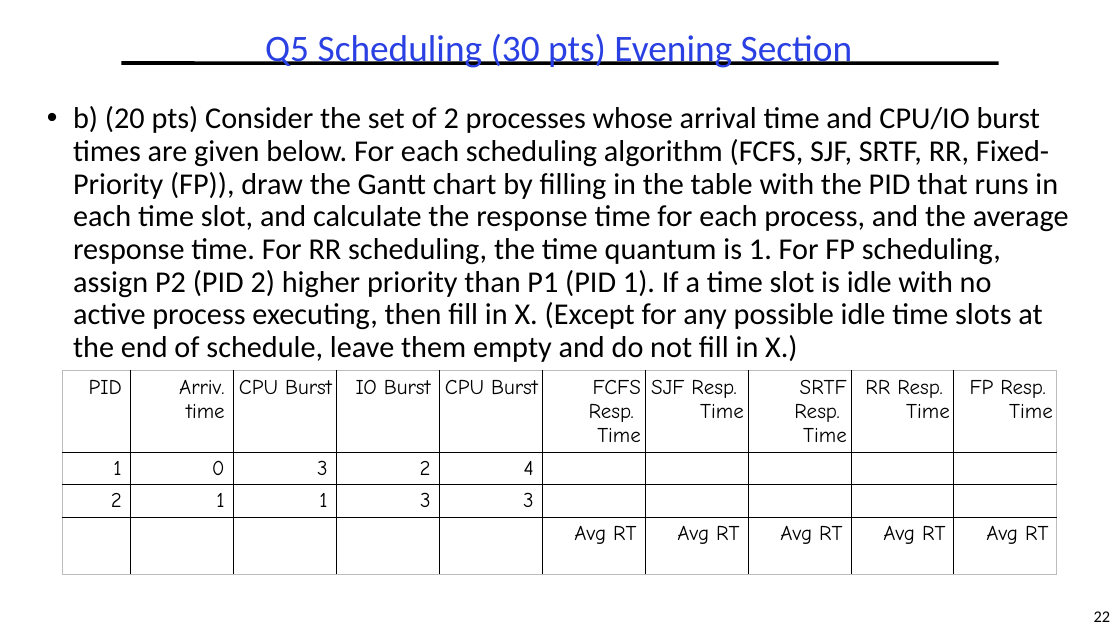
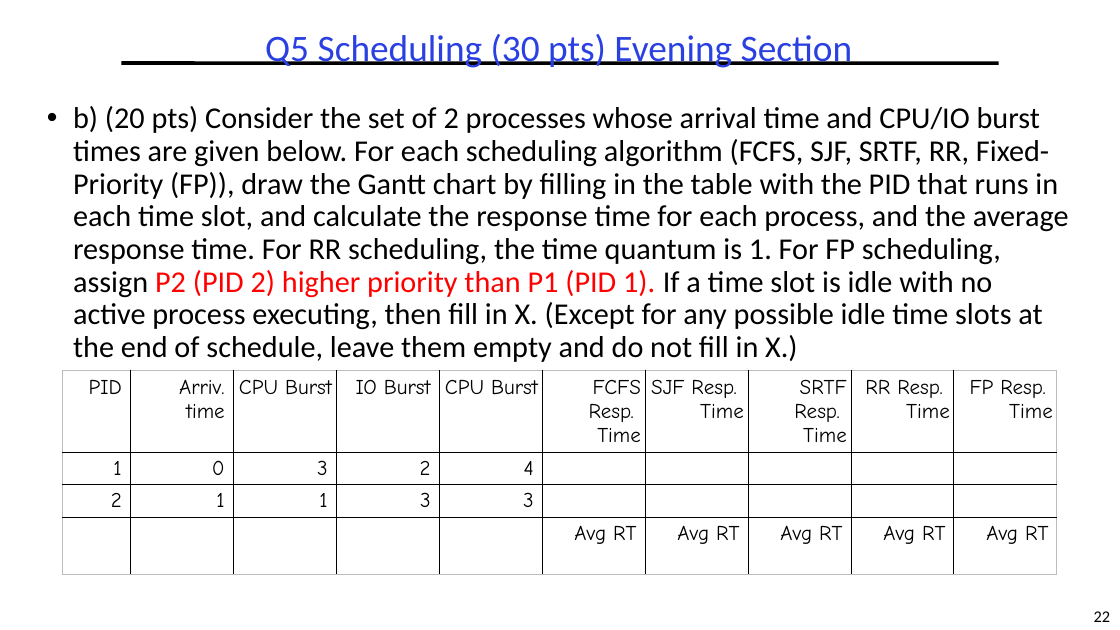
Before and after one commit to guhofstra/CSC256Fa25, a slide deck: slide 22 of PPTs/Exam/OS MidtermExam ANS Sp2025.pptx. Drawn at 1120x630 pixels with LibreOffice and Linux fonts; fonts in the diff are those of the drawing. Boxes give left, top, right and bottom in pixels: in the first picture for what was removed or moved away, otherwise in the second. Text is boxed around its words. In the diff, an @@ line names an element or a change of style, - is before the commit and + after.

```diff
--- a/PPTs/Exam/OS MidtermExam ANS Sp2025.pptx
+++ b/PPTs/Exam/OS MidtermExam ANS Sp2025.pptx
@@ text "b) (20 pts) Consider the ..." at <box>73,106,1069,362</box>: text colour #000000 to #FF0000 in "P2 (PID 2) higher priority than P1 ..." @@
```
Also in this commit, not shown: 3 other slides changed, 2 other files.
